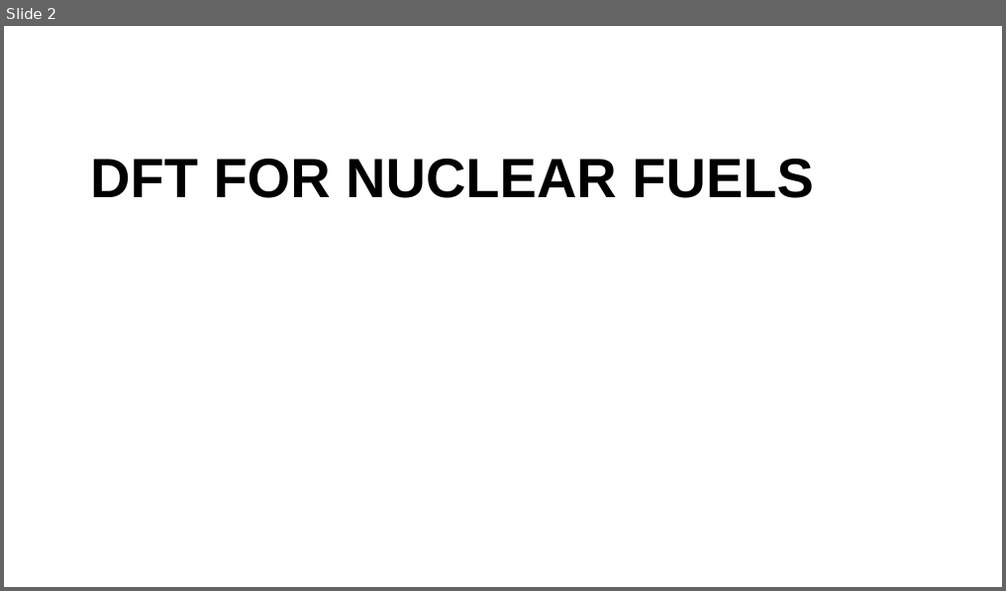
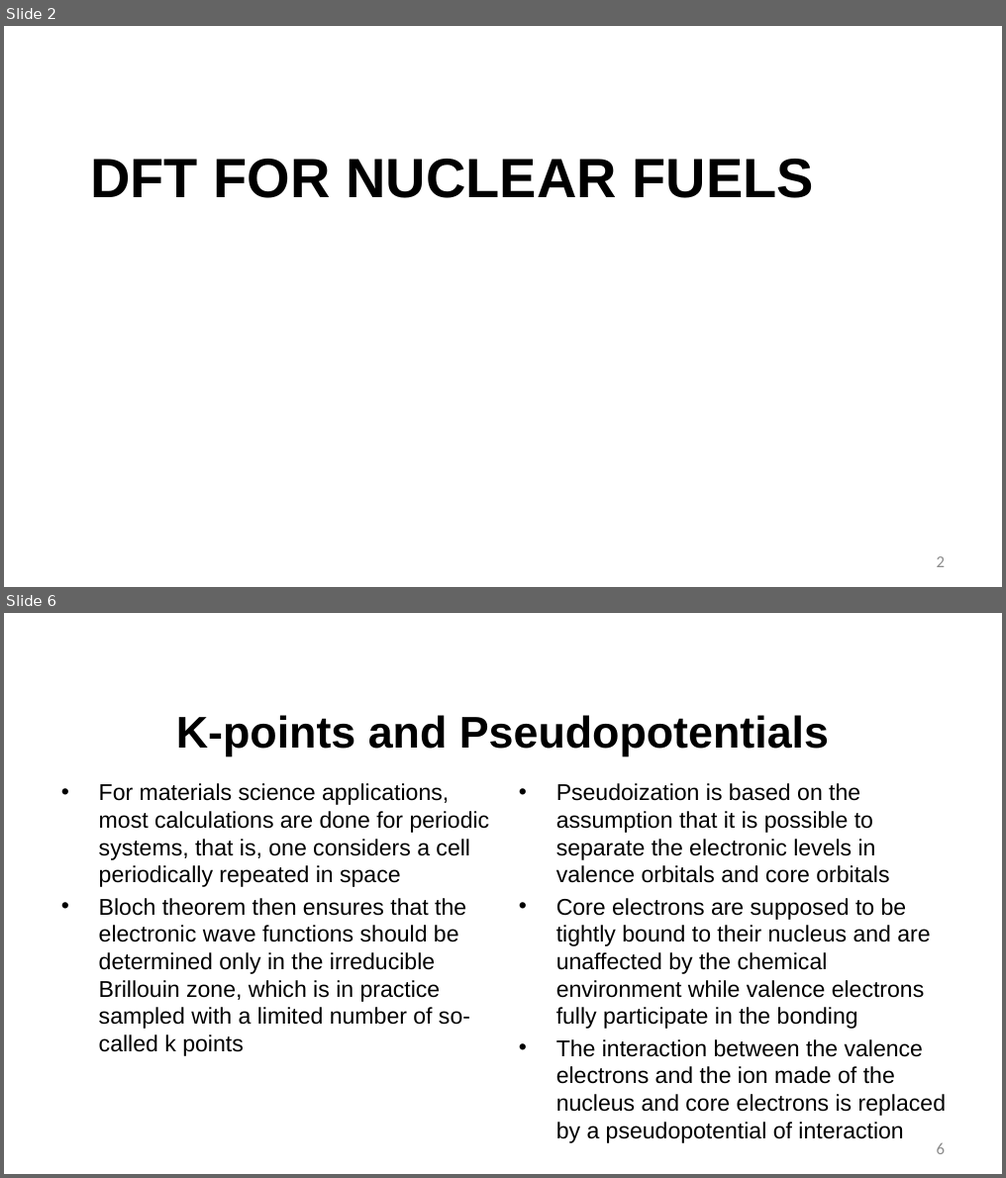
Before and after one commit to benbeeler/TEACHING, a slide deck: Advanced Reactor Materials/LecX_DFT.pptx. Shown one above the other, each under a label of ours: slide 2 before the commit, slides 2 and 6 after it; the slides between them are not shown. The pictures are 1006x591 and 1006x1178 pixels, drawn with LibreOffice and Linux fonts; fonts in the diff are those of the drawing; background and template pictures are left out. Boxes give left, top, right and bottom in pixels: in the first picture for what was removed or moved away, otherwise in the second. Text is boxed around its words. In the diff, an @@ line names an element or a change of style, - is before the commit and + after.

```diff
--- a/Advanced Reactor Materials/LecX_DFT.pptx
+++ b/Advanced Reactor Materials/LecX_DFT.pptx
@@ slide 6 added at (4, 613, 1002, 1174), background #FFFFFF @@
@@ title added at (176, 715, 829, 757), 42.7 pt, text #000000, bold @@
+K-points and Pseudopotentials
@@ text added at (99, 783, 490, 1057), 22 pt, text #000000 @@
+• For materials science applications, most calculations are done for periodic systems, that is, one considers a cell periodically repeated in space
+• Bloch theorem then ensures that the electronic wave functions should be determined only in the irreducible Brillouin zone, which is in practice sampled with a limited number of so-called k points
@@ text added at (556, 783, 945, 1116), 22 pt, text #000000 @@
+• Pseudoization is based on the assumption that it is possible to separate the electronic levels in valence orbitals and core orbitals
+• Core electrons are supposed to be tightly bound to their nucleus and are unaffected by the chemical environment while valence electrons fully participate in the bonding
+• The interaction between the valence electrons and the ion made of the nucleus and core electrons is replaced by a pseudopotential of interaction
@@ page number added at (937, 1144, 944, 1155), 16 pt, text #8C8C8C @@
+6
@@ slide 2 changed as well @@
@@ page number added at (937, 557, 944, 568), 16 pt, text #8C8C8C @@
+2
```
Also in this commit, not shown: 1 other slide changed, 17 other slides added, 1 other file.
